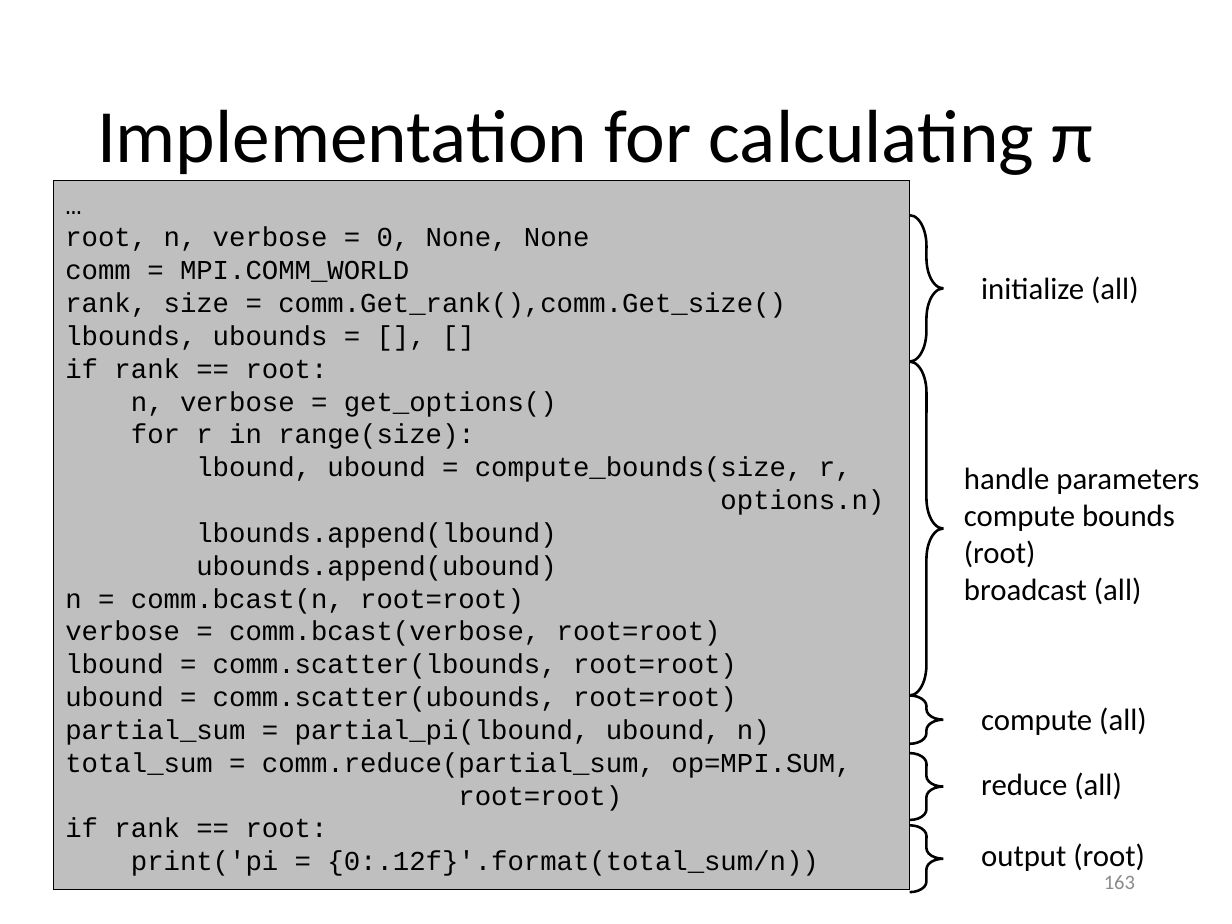
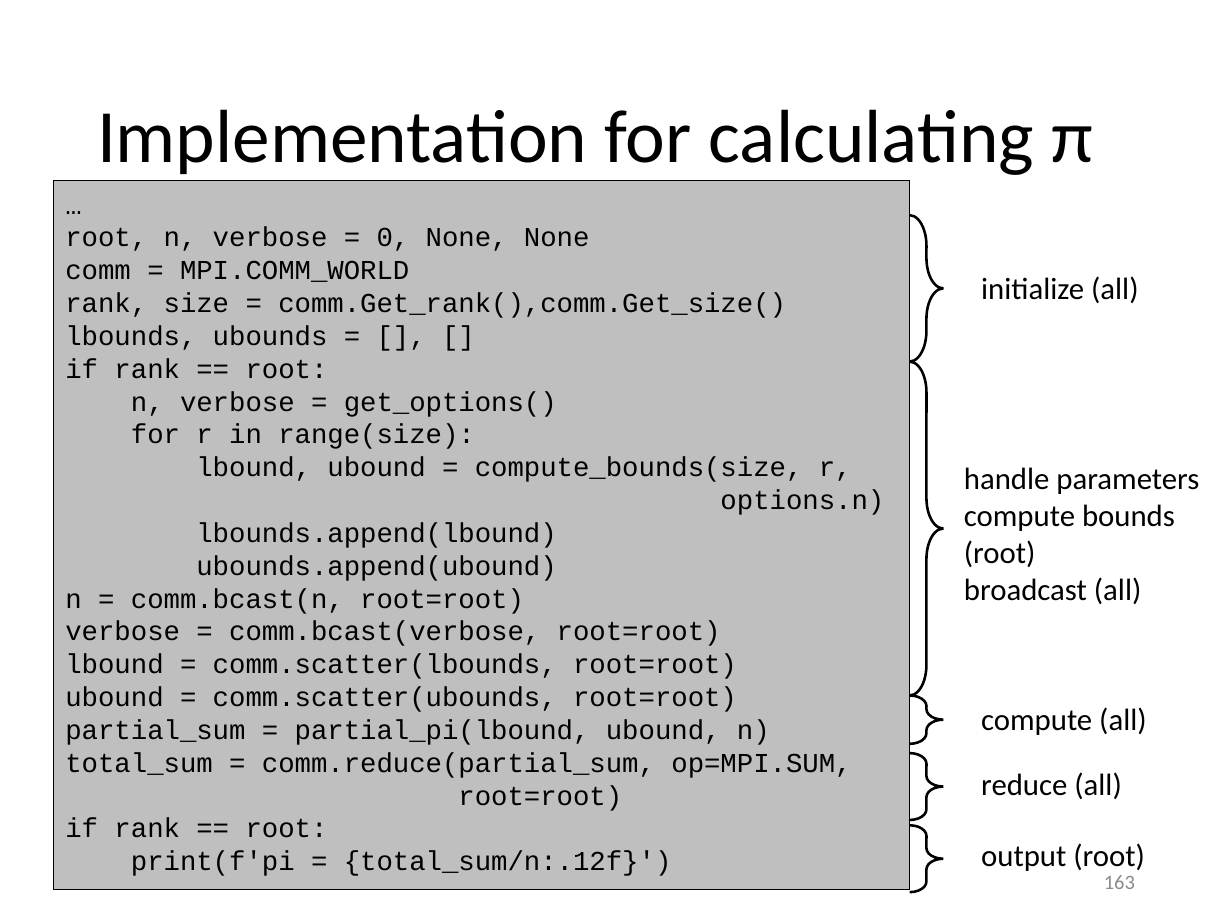
Before and after one commit to gjbex/Python-for-HPC, a slide deck: slide 163 of python_for_hpc.pptx. Drawn at 1232x924 pixels with LibreOffice and Linux fonts; fonts in the diff are those of the drawing. Boxes give left, top, right and bottom in pixels: in the first picture for what was removed or moved away, otherwise in the second. Text is boxed around its words. In the diff, an @@ line names an element or a change of style, - is before the commit and + after.

```diff
--- a/python_for_hpc.pptx
+++ b/python_for_hpc.pptx
@@ text in rectangle at [131, 851, 672, 876]: text changed @@
-print('pi = {0:.12f}'.format(total_sum/n))
+print(f'pi = {total_sum/n:.12f}')
```
Also in this commit, not shown: 7 other slides changed.
